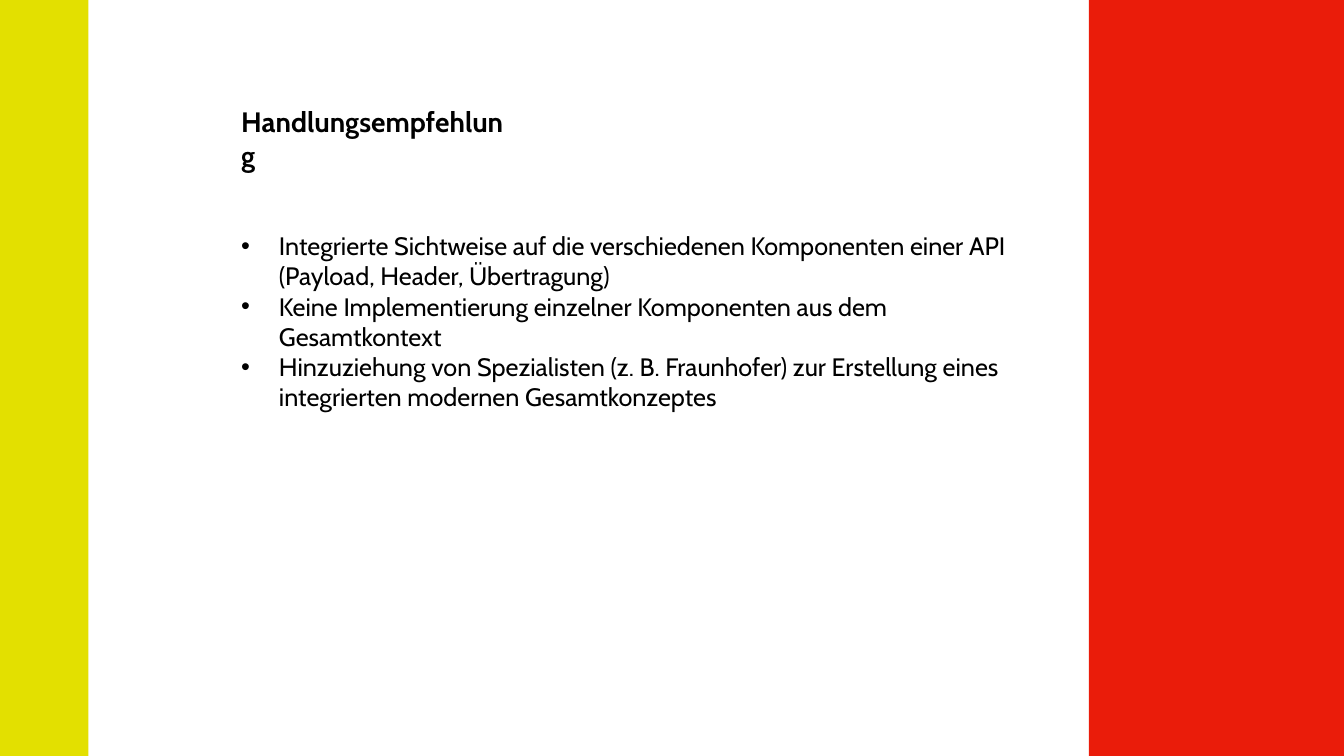
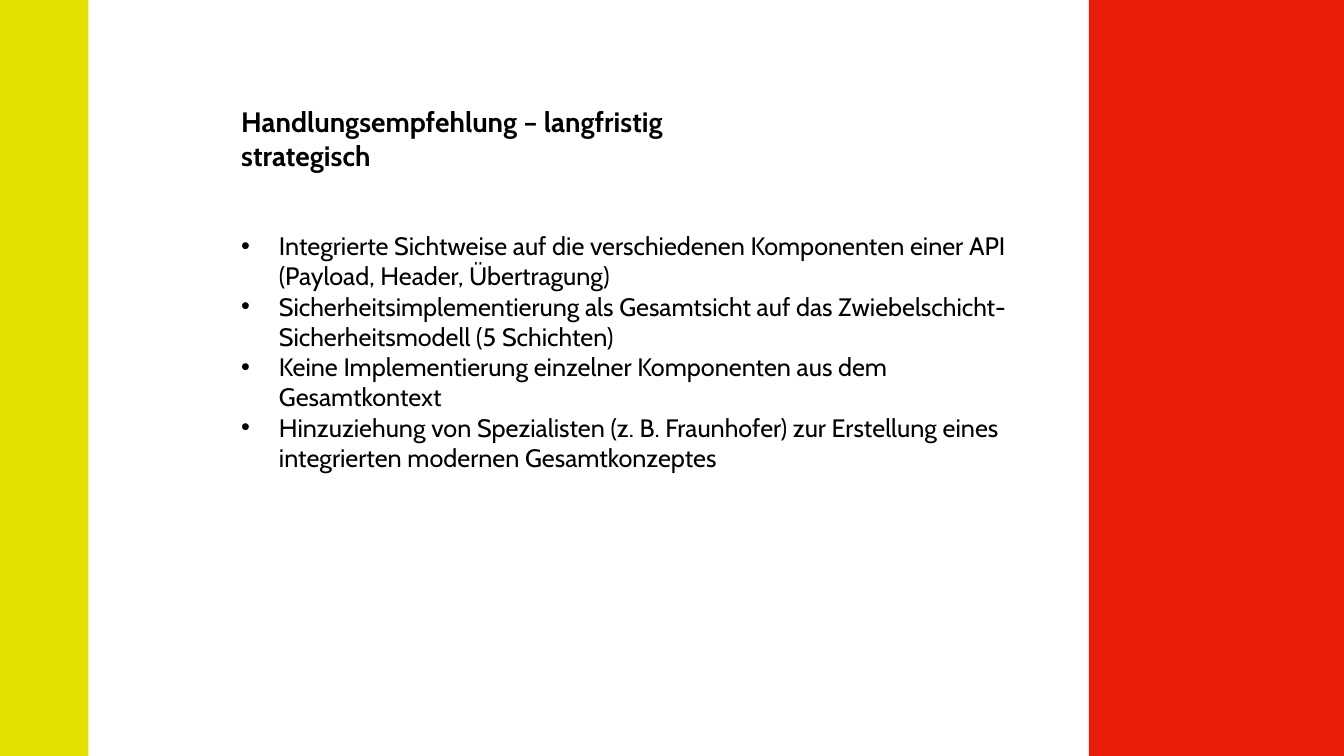
Before and after one commit to edgar-jung-test/gpke, a slide deck: slide 5 of docs/security/202600530_API_Security.pptx. Drawn at 1344x756 pixels with LibreOffice and Linux fonts; fonts in the diff are those of the drawing. Boxes give left, top, right and bottom in pixels: in the first picture for what was removed or moved away, otherwise in the second. Text is boxed around its words. In the diff, an @@ line names an element or a change of style, - is before the commit and + after.

```diff
--- a/docs/security/202600530_API_Security.pptx
+++ b/docs/security/202600530_API_Security.pptx
@@ text at (241,111,663,172): text changed @@
-Handlungsempfehlung
+Handlungsempfehlung – langfristig strategisch
@@ text at (279,297,1006,350): paragraph added @@
+• Sicherheitsimplementierung als Gesamtsicht auf das Zwiebelschicht-Sicherheitsmodell (5 Schichten)
```
Also in this commit, not shown: 3 slides added, 11 other files.
